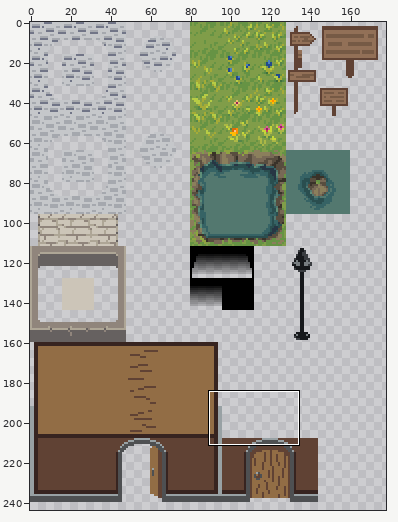
Sprite sheet: Output/Assets/Maps/village_tileset.png. Above: a wide view before the commit, with the close-up outlined.
Close-up. First the earlier version:
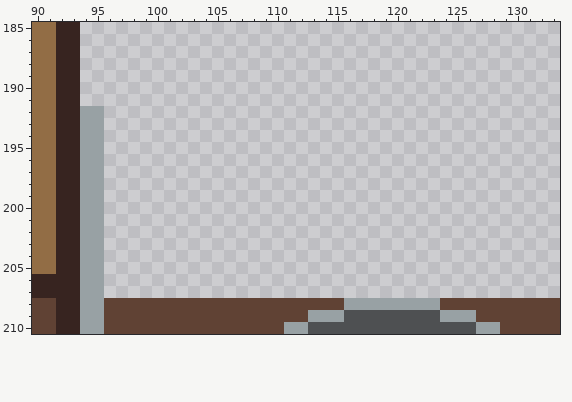
The file is 256x256 pixels. Pixels under 10% opacity are left out. Colours within 5 levels of each other are drawn and written as one. Shown: x 90..133, y 185..210. The wide view leaves out empty margins.
After:
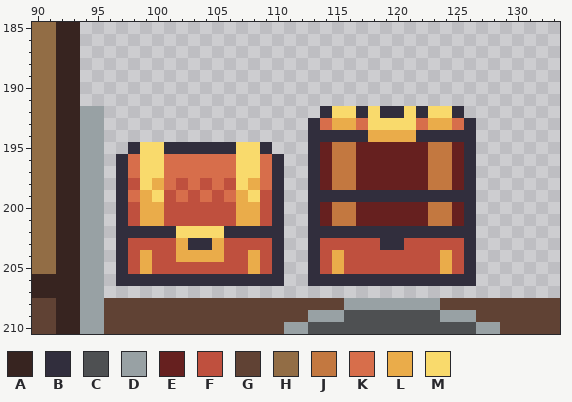
Palette (. is transparent): A #372420  B #312e3d  C #4e5052  D #98a1a4  E #66201f  F #bf503e  G #604234  H #926d45  J #c37840  K #d76e4b  L #eaac4a  M #f9da6c
Edits made:
The author put colour B in row 192 at x 114, 117, 119 to 120, 122 and 125; in row 193 at x 113 and 126; in row 194 at x 113 to 117 and 122 to 126; in row 195 at x 98, 101 to 106, 109, 113 and 126; in rows 196 to 198 at x 97, 110, 113 and 126; in row 199 at x 97, 110 and 113 to 126.
The author put colour B in rows 200 to 201 at x 97, 110, 113 and 126; in row 202 at x 97 to 101, 106 to 110 and 113 to 126; in row 203 at x 97, 103 to 104, 110, 113, 119 to 120 and 126; in rows 204 to 205 at x 97, 110, 113 and 126; in row 206 at x 97 to 110 and 113 to 126.
The author put colour E in rows 195 to 198 at x 114, 117 to 122 and 125; in rows 200 to 201 at x 114, 117 to 122 and 125.
The author put colour F in row 198 at x 98, 102, 104 and 106; in row 199 at x 101, 103, 105 and 109; in rows 200 to 201 at x 98, 101 to 106 and 109; in row 203 at x 98 to 101, 106 to 109, 114 to 118 and 121 to 125; in row 204 at x 98, 100 to 101, 106 to 107, 109, 114, 116 to 123 and 125; in row 205 at x 98, 100 to 107, 109, 114, 116 to 123 and 125.
The author put colour J in rows 195 to 198 at x 115 to 116 and 123 to 124; in rows 200 to 201 at x 115 to 116 and 123 to 124.
The author put colour K in row 193 at x 114, 117, 122 and 125; in rows 196 to 197 at x 98, 101 to 106 and 109; in row 198 at x 101, 103, 105 and 109; in row 199 at x 98, 102, 104 and 106.
The author put colour L in row 193 at x 115 to 116 and 123 to 124; in row 194 at x 118 to 121; in row 198 at x 100 and 108; in row 199 at x 99 and 107; in rows 200 to 201 at x 99 to 100 and 107 to 108; in row 203 at x 102 and 105.
The author put colour L in row 204 at x 99, 102 to 105, 108, 115 and 124; in row 205 at x 99, 108, 115 and 124.
The author put colour M in row 192 at x 115 to 116, 118, 121 and 123 to 124; in row 193 at x 118 to 121; in rows 195 to 197 at x 99 to 100 and 107 to 108; in row 198 at x 99 and 107; in row 199 at x 100 and 108; in row 202 at x 102 to 105.
Pixel boxes of the changes (left, top, right, bottom) in both close-ups:
added: (116, 106, 476, 286)
